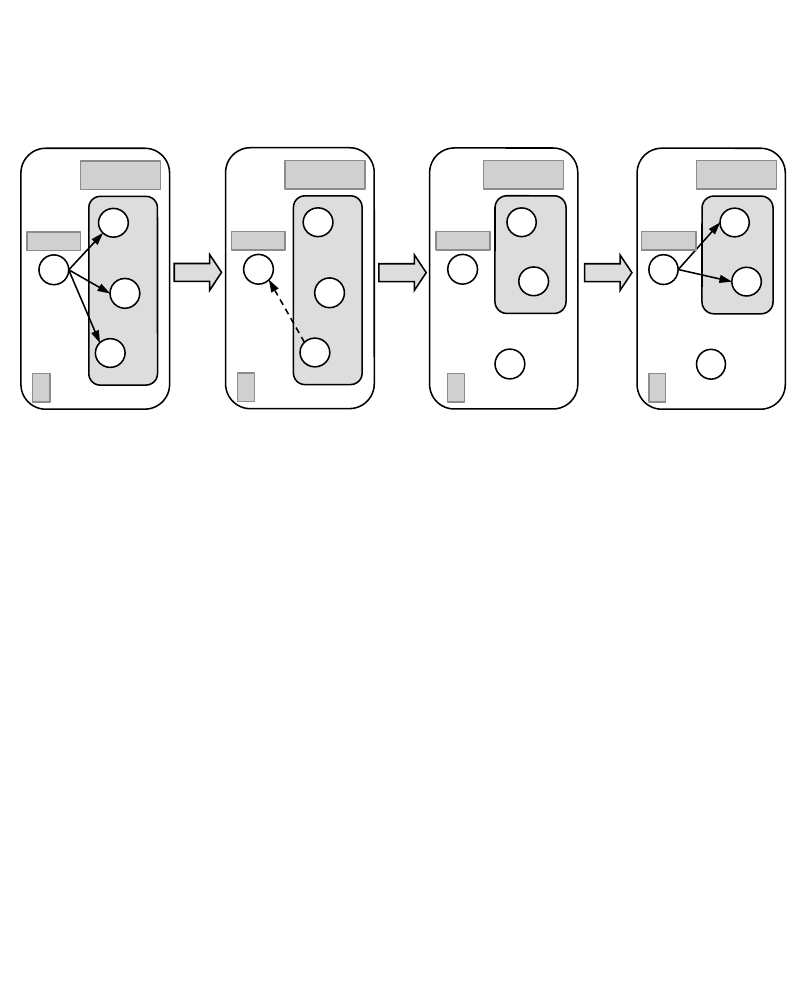
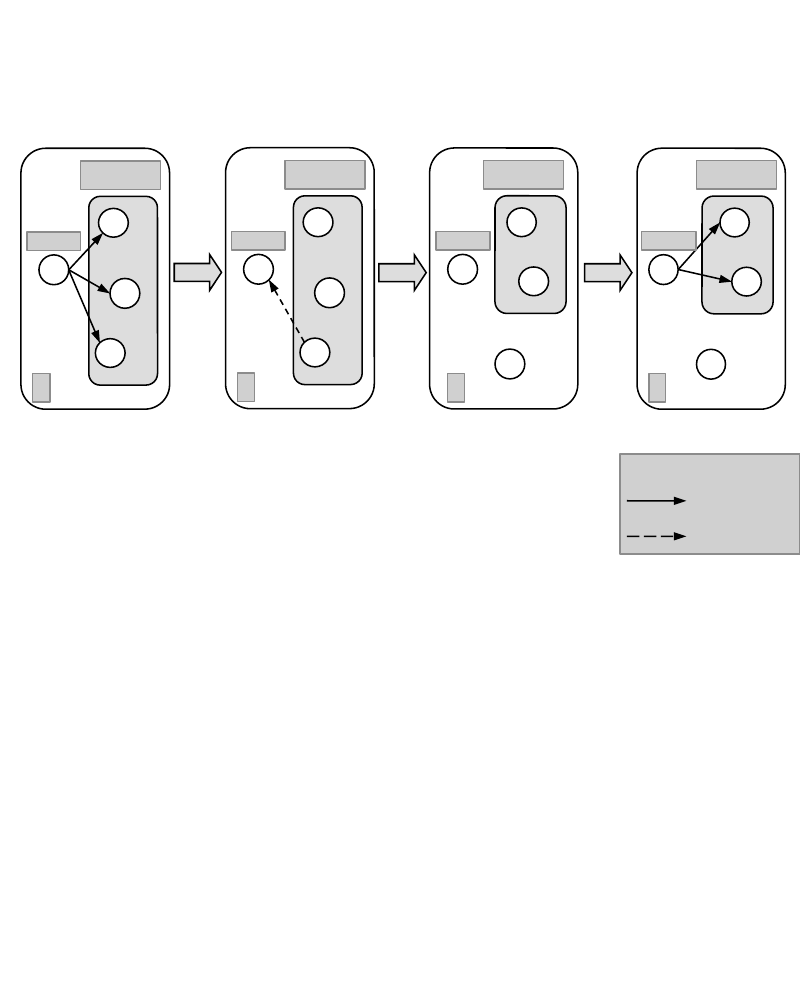
Before and after one commit to uamartins/design-patterns-book, a slide deck: slide 1 of resources/Chapter-24-Observer/ch24-fig03-unregister.ppt. Drawn at 800x1008 pixels with LibreOffice and Linux fonts; fonts in the diff are those of the drawing; grey boxes stand for pictures. Boxes give left, top, right and bottom in pixels: in the first picture for what was removed or moved away, otherwise in the second. Text is boxed around its words. In the diff, an @@ line names an element or a change of style, - is before the commit and + after.

```diff
--- a/resources/Chapter-24-Observer/ch24-fig03-unregister.ppt
+++ b/resources/Chapter-24-Observer/ch24-fig03-unregister.ppt
@@ picture added at [621, 453, 800, 554] @@
@@ arrow added from (627, 500) to (687, 500), #000000 0.74 pt @@
@@ arrow added from (627, 536) to (687, 536), #000000 0.74 pt dashed @@
```
Also in this commit, not shown: 1 other file.
